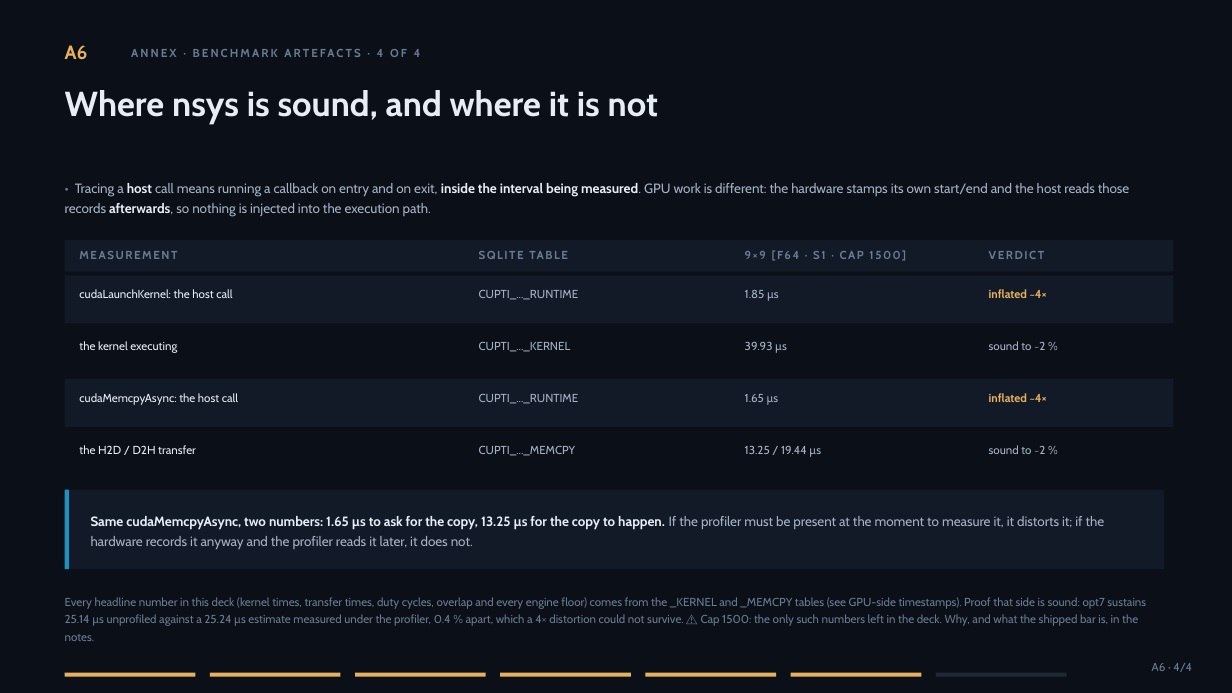
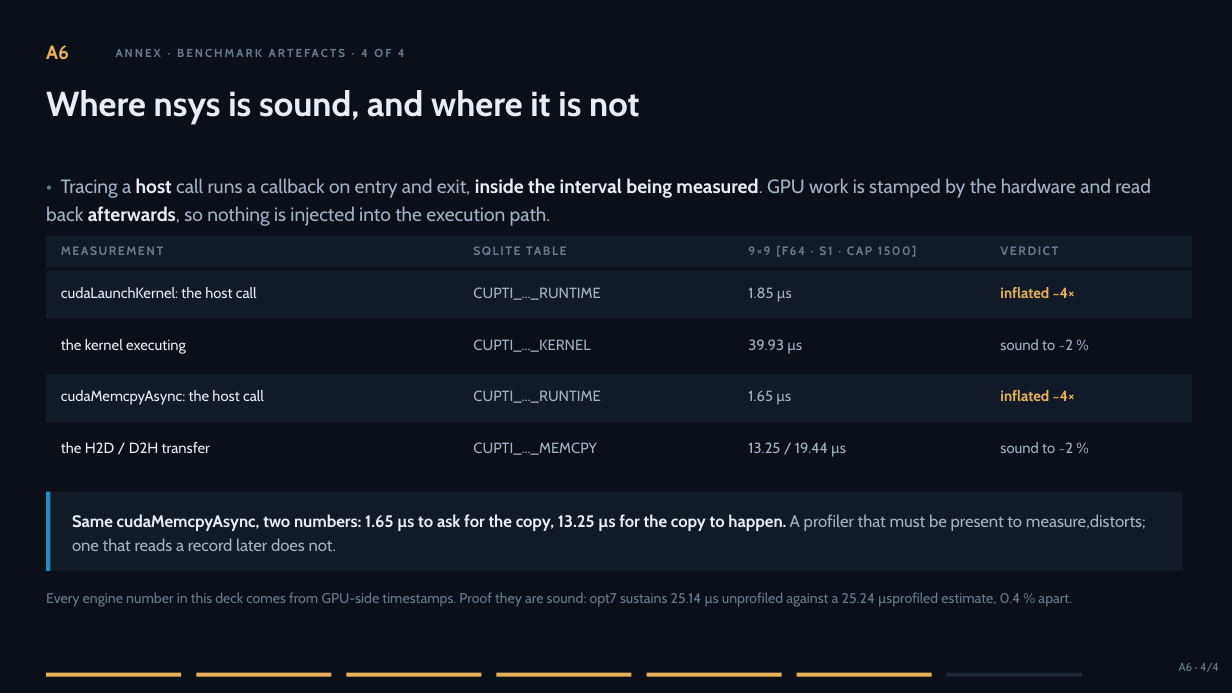
Before and after one commit to slsdetectorgroup/aare, a slide deck: slide 54 of docs/cf_cuda_performance.pptx. Drawn at 1232x693 pixels with LibreOffice and Linux fonts; fonts in the diff are those of the drawing. Boxes give left, top, right and bottom in pixels: in the first picture for what was removed or moved away, otherwise in the second. Text is boxed around its words. In the diff, an @@ line names an element or a change of style, - is before the commit and + after.

```diff
--- a/docs/cf_cuda_performance.pptx
+++ b/docs/cf_cuda_performance.pptx
@@ text "A6": place and size @@
-text "A6" at (65, 45, 88, 60)
+text "A6" at (46, 45, 69, 60)
@@ text "ANNEX · BENCHMARK ARTEFACTS · ...": place and size @@
-text "ANNEX · BENCHMARK ARTEFACTS · ..." at (377, 49, 421, 57)
+text "ANNEX · BENCHMARK ARTEFACTS · ..." at (361, 49, 405, 57)
@@ text "Where nsys is sound, and ...": place and size @@
-text "Where nsys is sound, and ..." at (65, 90, 658, 124)
+text "Where nsys is sound, and ..." at (46, 90, 639, 124)
@@ text at (46, 178, 1151, 226): text changed; size 10.5 to 15 pt @@
-• Tracing a host call means running a callback on entry and on exit, inside the interval being measured. GPU work is different: the hardware stamps its own start/end and the host reads those records afterwards, so nothing is injected into the execution path.
+• Tracing a host call runs a callback on entry and exit, inside the interval being measured. GPU work is stamped by the hardware and read back afterwards, so nothing is injected into the execution path.
@@ rectangle: place and size @@
-rectangle at (65, 240, 1174, 272)
+rectangle at (46, 236, 1192, 267)
@@ text "MEASUREMENT": place and size @@
-text "MEASUREMENT" at (79, 251, 177, 259)
+text "MEASUREMENT" at (61, 246, 163, 255)
@@ size 9 to 9.5 pt in 4 elements at (61, 246, 163, 255), (473, 243, 1232, 265), (748, 246, 916, 257), (1000, 246, 1058, 255) @@
@@ text "VERDICT": place and size @@
-text "VERDICT" at (989, 251, 1045, 259)
+text "VERDICT" at (1000, 246, 1058, 255)
@@ rectangle: place and size @@
-rectangle at (65, 275, 1174, 323)
+rectangle at (46, 271, 1192, 319)
@@ text "cudaLaunchKernel: the host call": place and size @@
-text "cudaLaunchKernel: the host call" at (79, 289, 232, 298)
+text "cudaLaunchKernel: the host call" at (61, 287, 257, 298)
@@ text "inflated ~4×": place and size @@
-text "inflated ~4×" at (989, 289, 1047, 298)
+text "inflated ~4×" at (1000, 287, 1075, 298)
@@ text "the kernel executing": place and size @@
-text "the kernel executing" at (79, 341, 177, 353)
+text "the kernel executing" at (61, 339, 186, 354)
@@ text "sound to ~2 %": place and size @@
-text "sound to ~2 %" at (989, 341, 1045, 350)
+text "sound to ~2 %" at (1000, 339, 1073, 350)
@@ rectangle: place and size @@
-rectangle at (65, 379, 1174, 427)
+rectangle at (46, 374, 1192, 422)
@@ text "cudaMemcpyAsync: the host call": place and size @@
-text "cudaMemcpyAsync: the host call" at (79, 393, 238, 405)
+text "cudaMemcpyAsync: the host call" at (61, 390, 264, 405)
@@ text "inflated ~4×": place and size @@
-text "inflated ~4×" at (989, 393, 1047, 402)
+text "inflated ~4×" at (1000, 390, 1075, 401)
@@ text "the H2D / D2H transfer": place and size @@
-text "the H2D / D2H transfer" at (79, 445, 196, 454)
+text "the H2D / D2H transfer" at (61, 442, 210, 453)
@@ size 9 to 11.5 pt in 16 elements at (473, 287, 600, 300), (473, 442, 597, 455), (473, 339, 590, 352), (473, 390, 600, 403), (748, 287, 792, 302), (748, 339, 802, 354), (748, 442, 846, 457), (748, 390, 791, 405), (61, 287, 257, 298), (61, 442, 210, 453), (61, 339, 186, 354), (61, 390, 264, 405), (1000, 287, 1075, 298), (1000, 339, 1073, 350), (1000, 390, 1075, 401), (1000, 442, 1073, 453) @@
@@ text "sound to ~2 %": place and size @@
-text "sound to ~2 %" at (989, 445, 1045, 454)
+text "sound to ~2 %" at (1000, 442, 1073, 453)
@@ rectangle: place and size @@
-rectangle at (65, 490, 68, 569)
+rectangle at (46, 492, 50, 571)
@@ rectangle: place and size @@
-rectangle at (68, 490, 1165, 569)
+rectangle at (51, 492, 1184, 571)
@@ text at (72, 514, 1146, 551): text changed; size 10.5 to 13 pt; text colour #A5B2C4 to #E7EDF4; bold on @@
-Same cudaMemcpyAsync, two numbers: 1.65 µs to ask for the copy, 13.25 µs for the copy to happen. If the profiler must be present at the moment to measure it, it distorts it; if the hardware records it anyway and the profiler reads it later, it does not.
+Same cudaMemcpyAsync, two numbers: 1.65 µs to ask for the copy, 13.25 µs for the copy to happen. A profiler that must be present to measure,distorts; one that reads a record later does not.
@@ text at (46, 592, 1072, 607): text changed; size 9 to 11 pt @@
-Every headline number in this deck (kernel times, transfer times, duty cycles, overlap and every engine floor) comes from the _KERNEL and _MEMCPY tables (see GPU-side timestamps). Proof that side is sound: opt7 sustains 25.14 µs unprofiled against a 25.24 µs estimate measured under the profiler, 0.4 % apart, which a 4× distortion could not survive. ⚠ Cap 1500: the only such numbers left in the deck. Why, and what the shipped bar is, in the notes.
+Every engine number in this deck comes from GPU-side timestamps. Proof they are sound: opt7 sustains 25.14 µs unprofiled against a 25.24 µsprofiled estimate, 0.4 % apart.
@@ rectangle: place and size @@
-rectangle at (65, 673, 195, 677)
+rectangle at (46, 673, 181, 677)
@@ rectangle: place and size @@
-rectangle at (210, 673, 340, 677)
+rectangle at (196, 673, 331, 677)
@@ rectangle: place and size @@
-rectangle at (355, 673, 485, 677)
+rectangle at (347, 673, 482, 677)
@@ rectangle: place and size @@
-rectangle at (500, 673, 630, 677)
+rectangle at (496, 673, 631, 677)
@@ rectangle: place and size @@
-rectangle at (646, 673, 776, 677)
+rectangle at (647, 673, 782, 677)
@@ rectangle: place and size @@
-rectangle at (791, 673, 921, 677)
+rectangle at (797, 673, 932, 677)
@@ rectangle: place and size @@
-rectangle at (936, 673, 1067, 677)
+rectangle at (947, 673, 1082, 677)
@@ text "A6 · 4/4": place and size @@
-text "A6 · 4/4" at (1152, 663, 1192, 672)
+text "A6 · 4/4" at (1179, 663, 1219, 672)
```
Also in this commit, not shown: 54 other slides changed, 34 other files.
